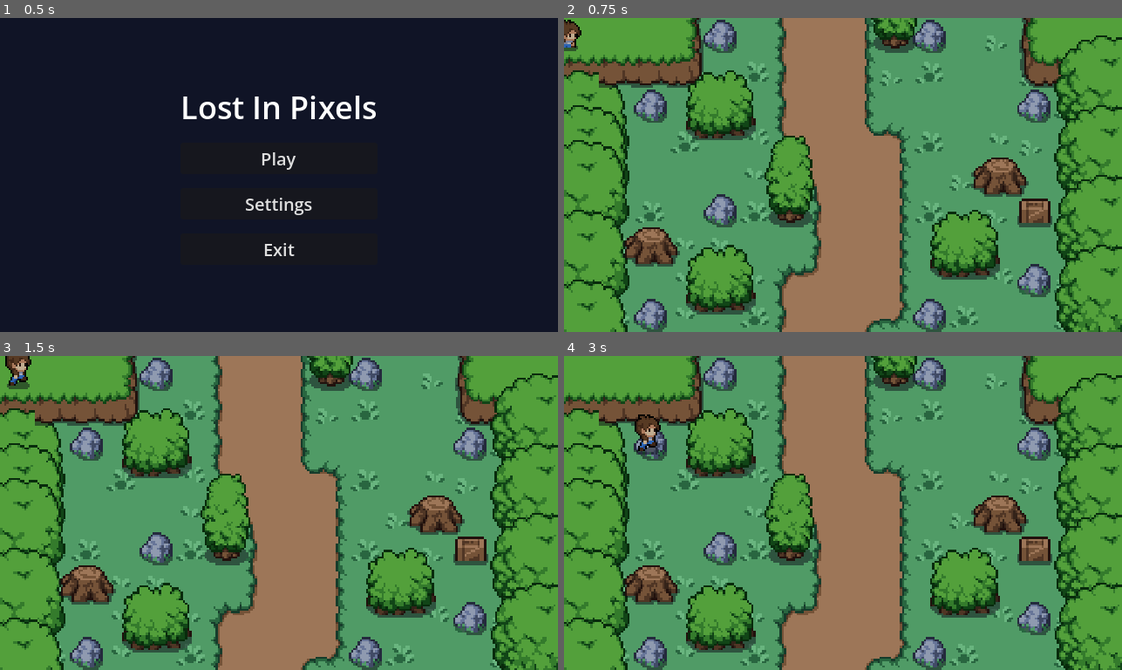
Above: before the commit, frames 1-4 (two rows, left to right).
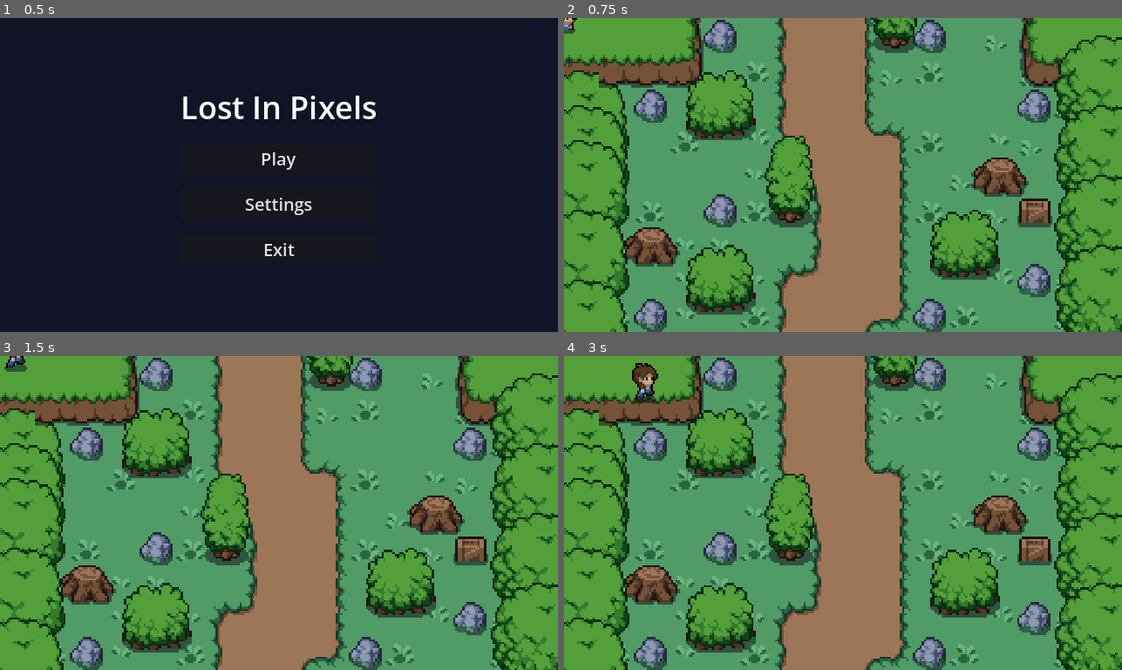
Above: after the commit, the same moments.

Repository: shaazbyte/LostInPixels
Game: Godot game, scene res://scenes/ui/mainmenu.tscn
The game is run twice, just before and just after one commit, with the same random seed, the same clock (stepped at 60 frames per second) and the same inputs.
Inputs (mouse positions are in pixels of both pictures, inside the frame that each line leads up to):
- Up to frame 1 (0.5 s): no input
- Up to frame 2 (0.75 s): click "Play" at 0.5 s
- Up to frame 3 (1.5 s): tap Enter at 1.25 s; move the mouse to (401, 497) at 1.27 s; hold Right (ui_right) from 1.28 s (still down); tap Alt at 1.35 s; click (401, 497) at 1.42 s
- Up to frame 4 (3 s): move the mouse to (731, 528) at 2.02 s; release Right (ui_right) at 2.03 s; hold Down (ui_down) 2.03-2.78 s; tap Shift at 2.1 s; move the mouse to (898, 443) at 2.77 s; hold Right (ui_right) from 2.78 s (still down); tap Alt at 2.85 s

Frame 1 is identical in both runs. In frame 2, 0.3% of the frame differs, in the area x 0-4%, y 0-11%; in frame 3, 0.4%; in frame 4, 0.9%, in the area x 12-18%, y 2-32%.

Commit message:
fix collision area

Diff:
--- a/project.godot
+++ b/project.godot
@@ -19,6 +19,7 @@
 
 window/size/viewport_width=640
 window/size/viewport_height=360
+window/size/mode=2
 window/stretch/mode="canvas_items"
 
 [editor_plugins]
--- a/scenes/level/level_1.tscn
+++ b/scenes/level/level_1.tscn
@@ -216,11 +216,11 @@
 1:2/0 = 0
 1:3/0 = 0
 1:4/0 = 0
-1:4/0/physics_layer_0/polygon_0/points = PackedVector2Array(-8, -8, 8, -8, 8, 8, -8, 8)
+1:4/0/physics_layer_0/polygon_0/points = PackedVector2Array(-3.3115988, 4.8710628, -1.655035, 8, -4.69849, 8, -1.6411676, -2.8308039, 8, -4.4966116, 5.6122713, -2.1466026, 1.3017406, -2.311306, -0.84601593, 1.6735096)
 1:5/0 = 0
-1:5/0/physics_layer_0/polygon_0/points = PackedVector2Array(-8, -8, 8, -8, 8, 8, -8, 8)
+1:5/0/physics_layer_0/polygon_0/points = PackedVector2Array(-1.576313, 8, -4.3805704, 8, -5.856495, 4.8469276, -5.4875135, -8, -1.2073317, -8, -3.3474226, 0.41915512)
 1:6/0 = 0
-1:6/0/physics_layer_0/polygon_0/points = PackedVector2Array(-8, -8, 8, -8, 8, 8, -8, 8)
+1:6/0/physics_layer_0/polygon_0/points = PackedVector2Array(7.515459, -2.934163, 7.515459, 6.1848917, 2.066967, 6.529008, -1.8903589, 5.267251, -4.241813, 1.5393353, -3.9550505, -8, -1.7183008, -7.465015, 0.5758009, -3.9091568)
 1:7/0 = 0
 1:8/0 = 0
 1:9/0 = 0
@@ -231,10 +231,9 @@
 2:2/0 = 0
 2:3/0 = 0
 2:4/0 = 0
-2:4/0/physics_layer_0/polygon_0/points = PackedVector2Array(-8, -8, 8, -8, 8, 8, -8, 8)
 2:5/0 = 0
 2:6/0 = 0
-2:6/0/physics_layer_0/polygon_0/points = PackedVector2Array(-8, -8, 8, -8, 8, 8, -8, 8)
+2:6/0/physics_layer_0/polygon_0/points = PackedVector2Array(8, -4.147651, 8, 5.059005, 3.3534393, 5.2914953, -2.179854, 6.918935, -8, 5.5295677, -8, -3.2121048, -4.1365004, -4.6107726)
 2:7/0 = 0
 2:8/0 = 0
 2:9/0 = 0
@@ -245,11 +244,11 @@
 3:2/0 = 0
 3:3/0 = 0
 3:4/0 = 0
-3:4/0/physics_layer_0/polygon_0/points = PackedVector2Array(-8, -8, 8, -8, 8, 8, -8, 8)
+3:4/0/physics_layer_0/polygon_0/points = PackedVector2Array(1.4498978, -4.9699965, 5.3912525, 3.3003893, 5.84354, 8, 2.9945402, 3.0743148, 0.65840816, -2.890717, -8, -5.201517)
 3:5/0 = 0
-3:5/0/physics_layer_0/polygon_0/points = PackedVector2Array(-8, -8, 8, -8, 8, 8, -8, 8)
+3:5/0/physics_layer_0/polygon_0/points = PackedVector2Array(3.6114864, -8, 8, -8, 7.5797524, 8, 3.4482193, 8)
 3:6/0 = 0
-3:6/0/physics_layer_0/polygon_0/points = PackedVector2Array(-8, -8, 8, -8, 8, 8, -8, 8)
+3:6/0/physics_layer_0/polygon_0/points = PackedVector2Array(3.8346558, -8, 6.8947134, -8.398258, 6.827117, 3.447359, 2.084488, 6.315591, -8, 7.101158, -8, -3.1148682, 0.87325096, -4.5654297)
 3:7/0 = 0
 3:8/0 = 0
 3:9/0 = 0
@@ -281,6 +280,9 @@
 sources/0 = SubResource("TileSetAtlasSource_0f3yk")
 sources/1 = SubResource("TileSetAtlasSource_wdc5c")
 
+[sub_resource type="CircleShape2D" id="CircleShape2D_ptqrd"]
+radius = 13.038404
+
 [sub_resource type="AtlasTexture" id="AtlasTexture_u8rbc"]
 atlas = ExtResource("5_u8rbc")
 region = Rect2(0, 384, 48, 48)
@@ -710,8 +712,10 @@
 script = ExtResource("5_0f3yk")
 
 [node name="CollisionShape2D" type="CollisionShape2D" parent="player" unique_id=818781522]
+shape = SubResource("CircleShape2D_ptqrd")
 
 [node name="AnimatedSprite2D" type="AnimatedSprite2D" parent="player" unique_id=719524275]
+position = Vector2(-3, -20)
 scale = Vector2(2, 2)
 sprite_frames = SubResource("SpriteFrames_blkt8")
 animation = &"death"
